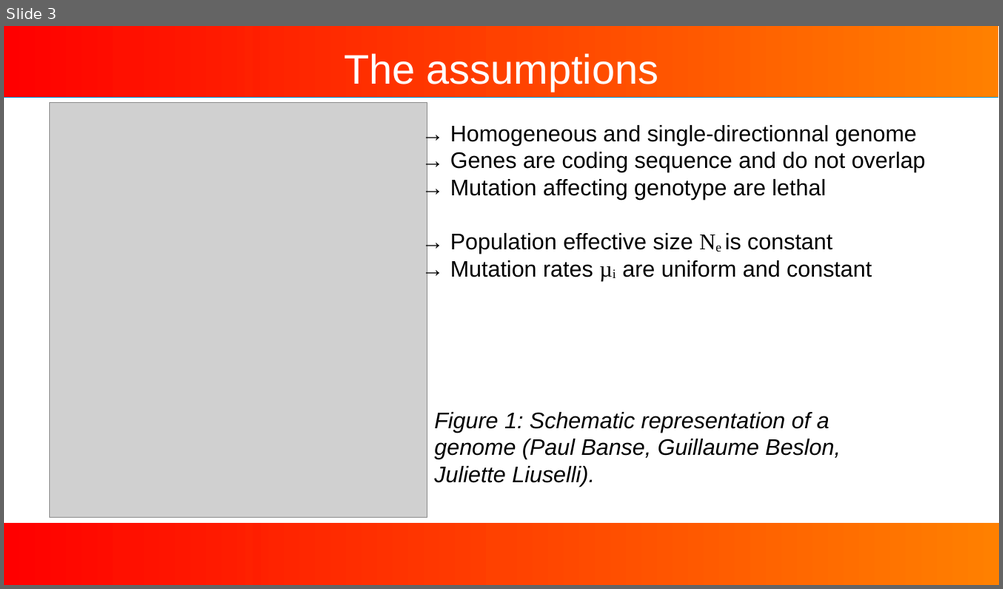
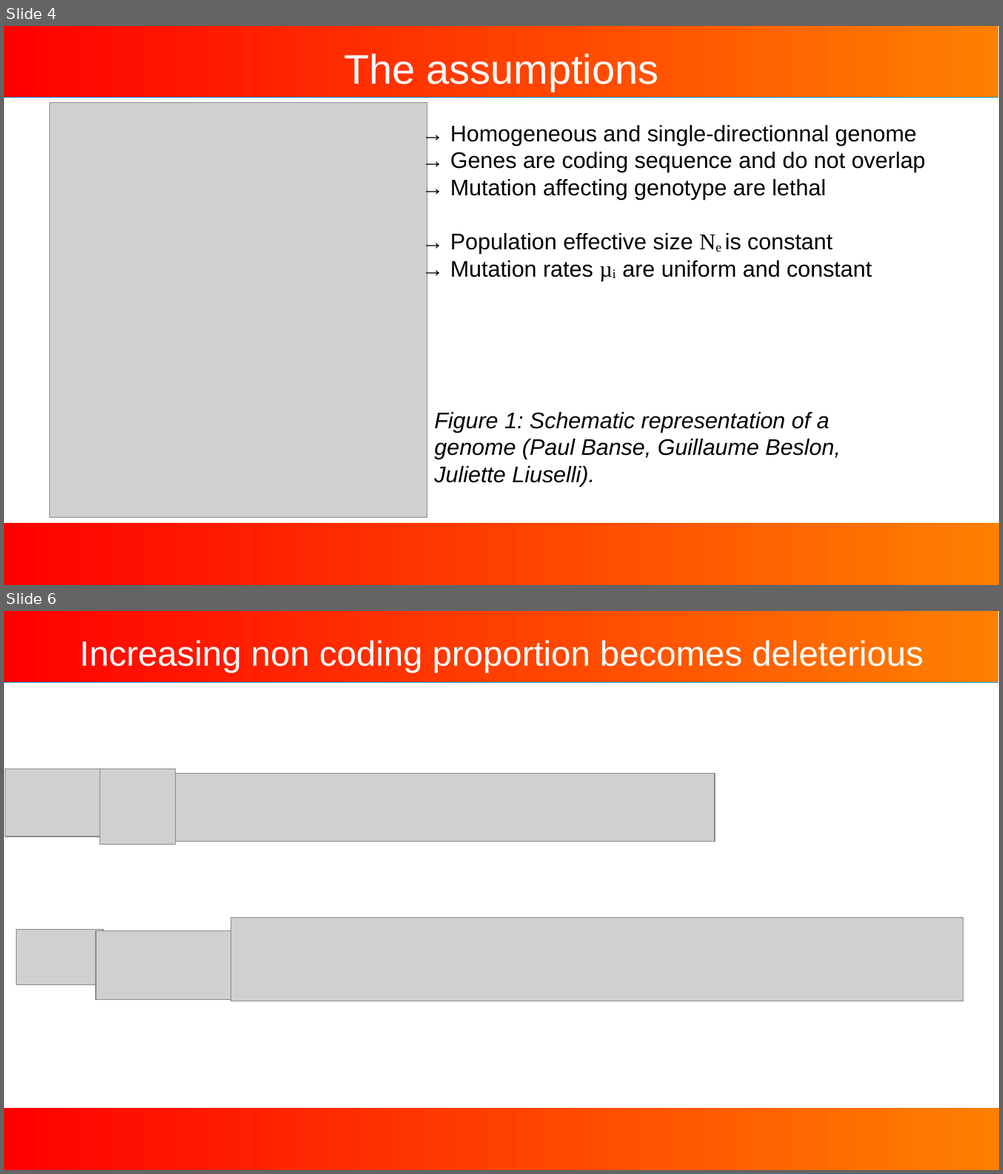
Before and after one commit to Jojobarbarr/AL_predict, a slide deck: talk.odp. Shown one above the other, each under a label of ours: slide 3 before the commit, slides 4 and 6 after it; the slides between them are not shown. The pictures are 1003x589 and 1003x1174 pixels, drawn with LibreOffice and Linux fonts; fonts in the diff are those of the drawing; grey boxes stand for pictures; background and template pictures are left out. Boxes give left, top, right and bottom in pixels: in the first picture for what was removed or moved away, otherwise in the second. Text is boxed around its words. In the diff, an @@ line names an element or a change of style, - is before the commit and + after.

```diff
--- a/talk.odp
+++ b/talk.odp
@@ slide 6 added at box(4, 611, 999, 1170), background #FFFFFF; not listed: 2 template elements that a slide beside it also shows @@
@@ title added at box(79, 640, 923, 673), 28 pt, text #FFFFFF @@
+Increasing non coding proportion becomes deleterious
@@ picture added at box(5, 769, 107, 837) @@
@@ picture added at box(99, 769, 176, 845) @@
@@ picture added at box(176, 774, 714, 842) @@
@@ picture added at box(230, 918, 963, 1002) @@
@@ picture added at box(17, 930, 103, 985) @@
@@ picture added at box(96, 931, 231, 1001) @@
@@ what was slide 3 is now slide 4 @@
```
Also in this commit, not shown: 7 slides changed, 10 other slides added, 2 slides removed, 8 other files.
